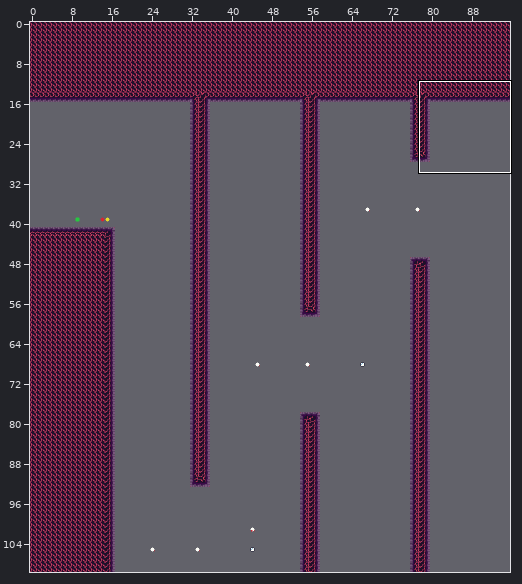
One commit to this Tiled map (JSON): assets/world/room/fire5.json. Above: a wide view before the commit, with the close-up outlined.
Close-up. First the earlier version:
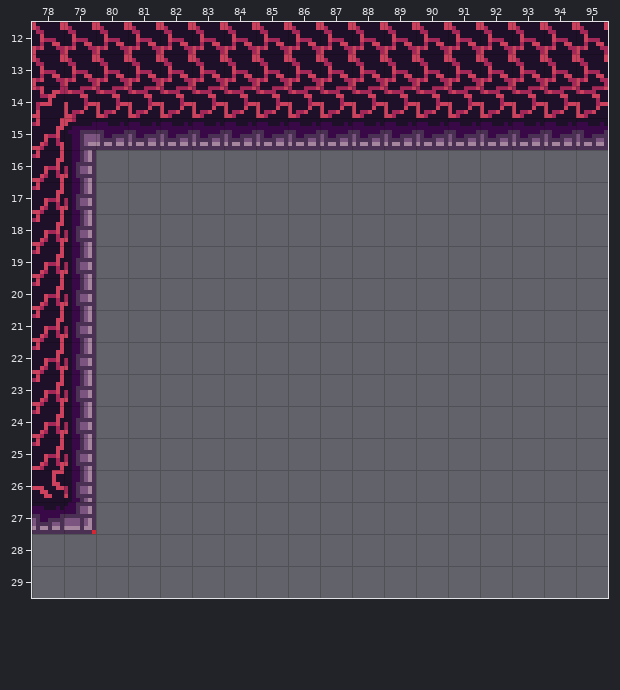
Cells are 8x8 px. Shown: x 78..95, y 12..29. The commit also changed other parts of the map, which this record leaves out.
The result:
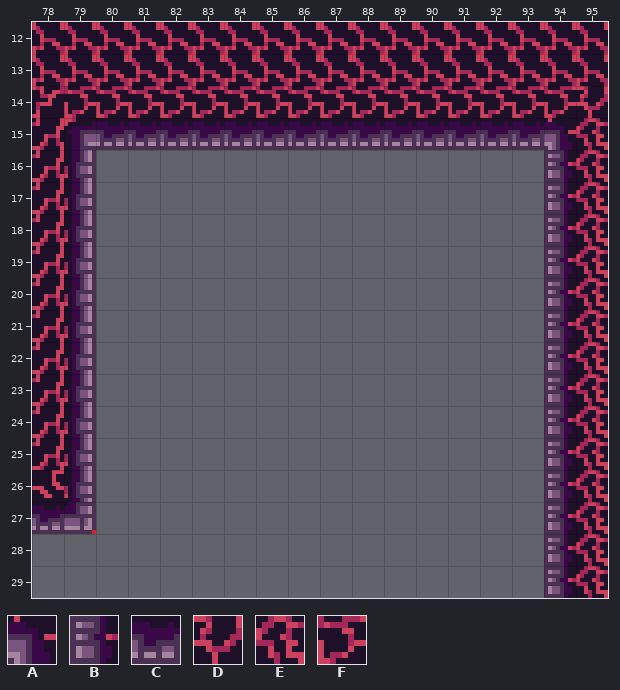
Key: from "fire": A 4, B 13, C 27, D 61, E 62, F 76.
_ is an empty cell.
Tiles replaced or removed in this view: C, F.
The edit:
Changed rows in their new state; . is an unchanged cell.
Layer "map":
first column x 94:
14 .D
15 AE
16 BE
17 BE
18 BE
19 BE
20 BE
21 BE
22 BE
23 BE
24 BE
25 BE
26 BE
27 BE
28 BE
29 BE
